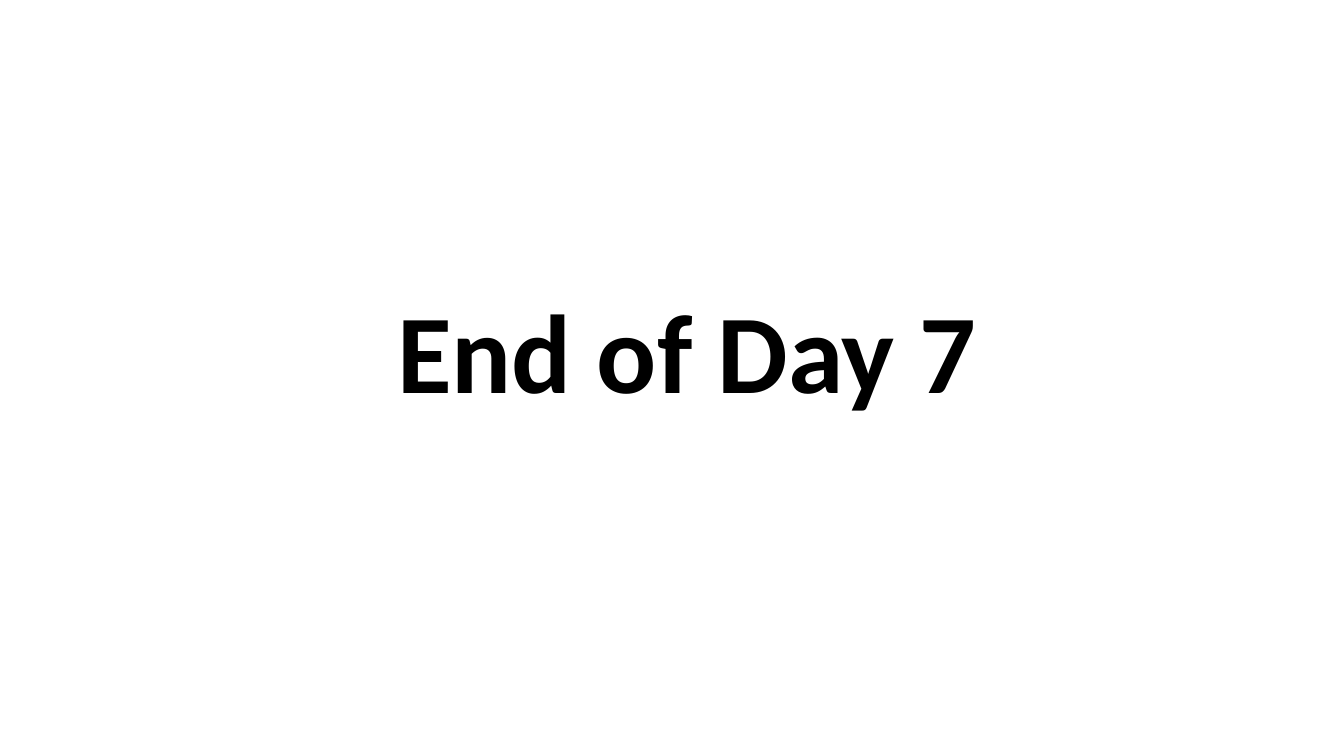
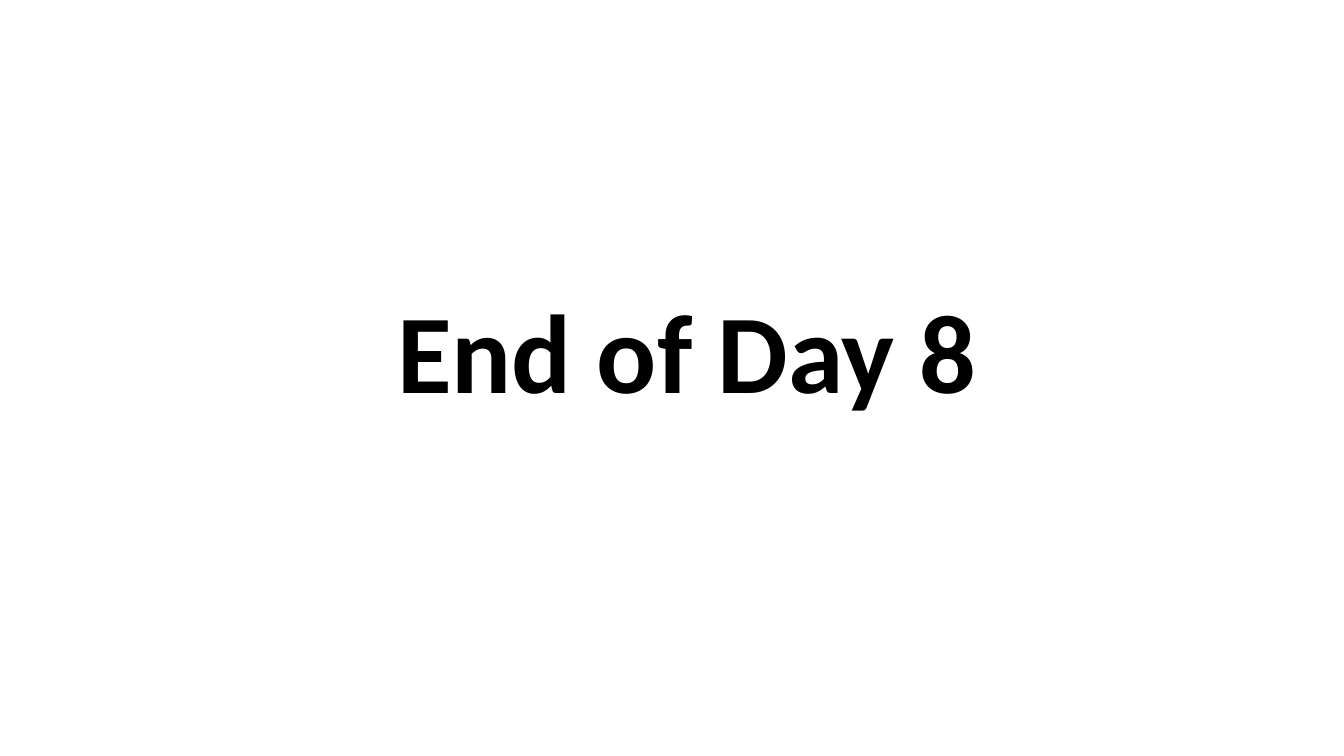
Before and after one commit to soyuztechnologies/SAC_merckgroup, a slide deck: slide 5 of day 8/SAC_Training Day 8.pptx (slide 21 before the commit). Drawn at 1344x756 pixels with LibreOffice and Linux fonts; fonts in the diff are those of the drawing. Boxes give left, top, right and bottom in pixels: in the first picture for what was removed or moved away, otherwise in the second. Text is boxed around its words. In the diff, an @@ line names an element or a change of style, - is before the commit and + after.

```diff
--- a/day 8/SAC_Training Day 8.pptx
+++ b/day 8/SAC_Training Day 8.pptx
@@ text at bbox=[397, 314, 977, 411]: text changed @@
-End of Day 7
+End of Day 8
```
Also in this commit, not shown: 2 other slides changed, 16 slides removed, 6 other files.
